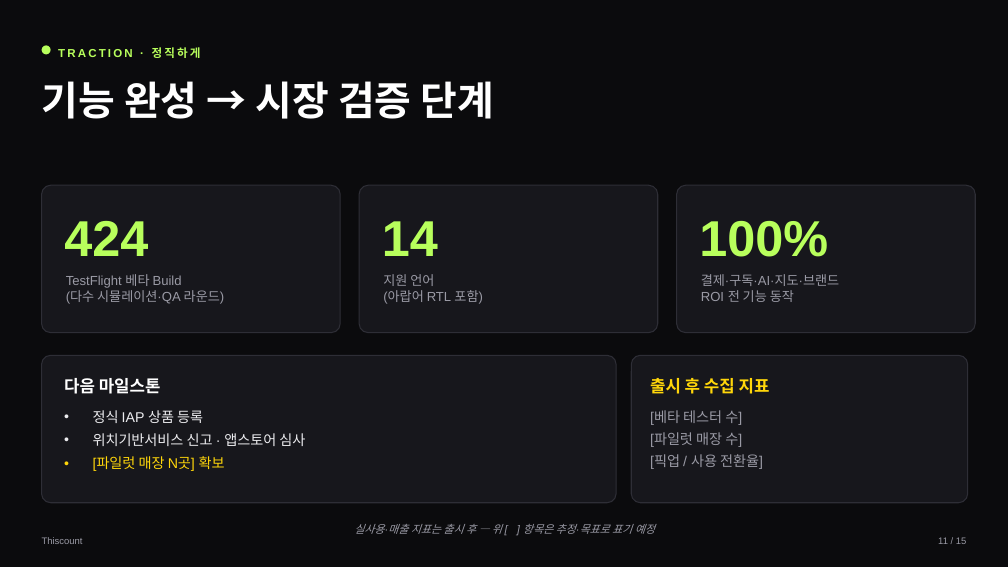
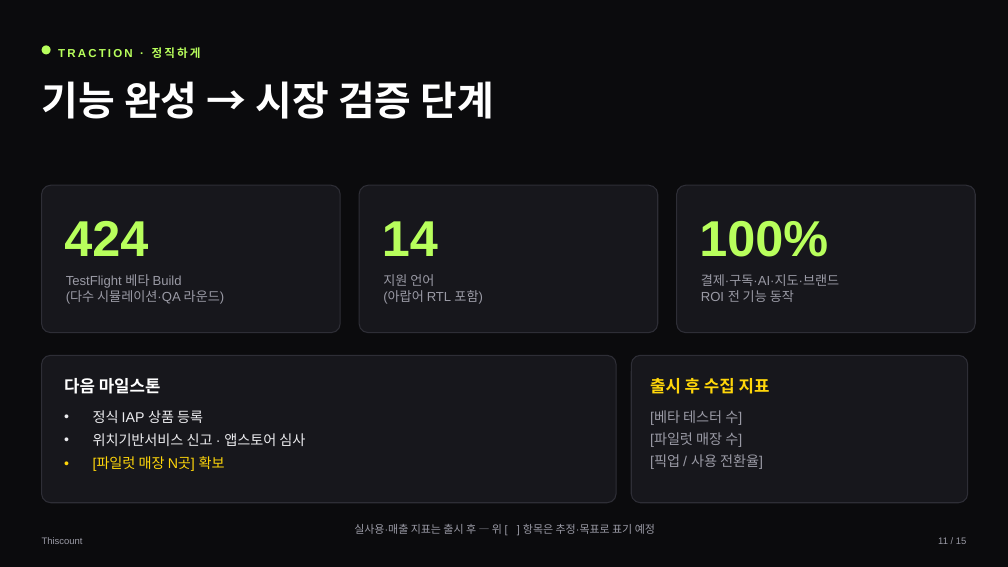
Before and after one commit to shimyup/thiscount, a slide deck: slide 11 of docs/ir_deck_build/Thiscount_IR_Deck_KO.pptx. Drawn at 1008x567 pixels with LibreOffice and Linux fonts; fonts in the diff are those of the drawing. Boxes give left, top, right and bottom in pixels: in the first picture for what was removed or moved away, otherwise in the second. Text is boxed around its words. In the diff, an @@ line names an element or a change of style, - is before the commit and + after.

```diff
--- a/docs/ir_deck_build/Thiscount_IR_Deck_KO.pptx
+++ b/docs/ir_deck_build/Thiscount_IR_Deck_KO.pptx
@@ text "실사용·매출 지표는 출시 후 — ..." at box(354, 524, 655, 534): italic off @@
```
Also in this commit, not shown: 7 other slides changed, 19 other files.
